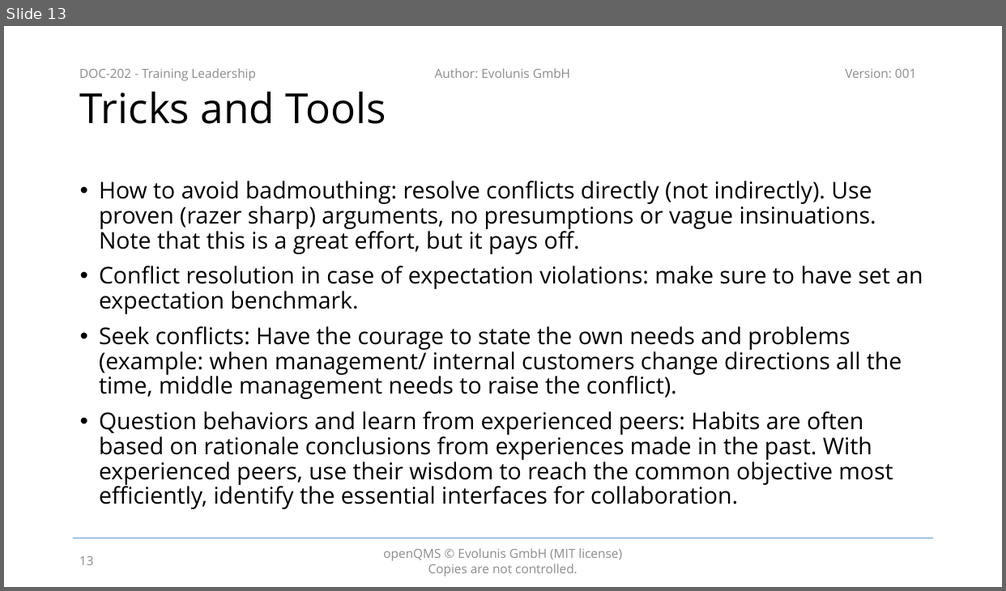
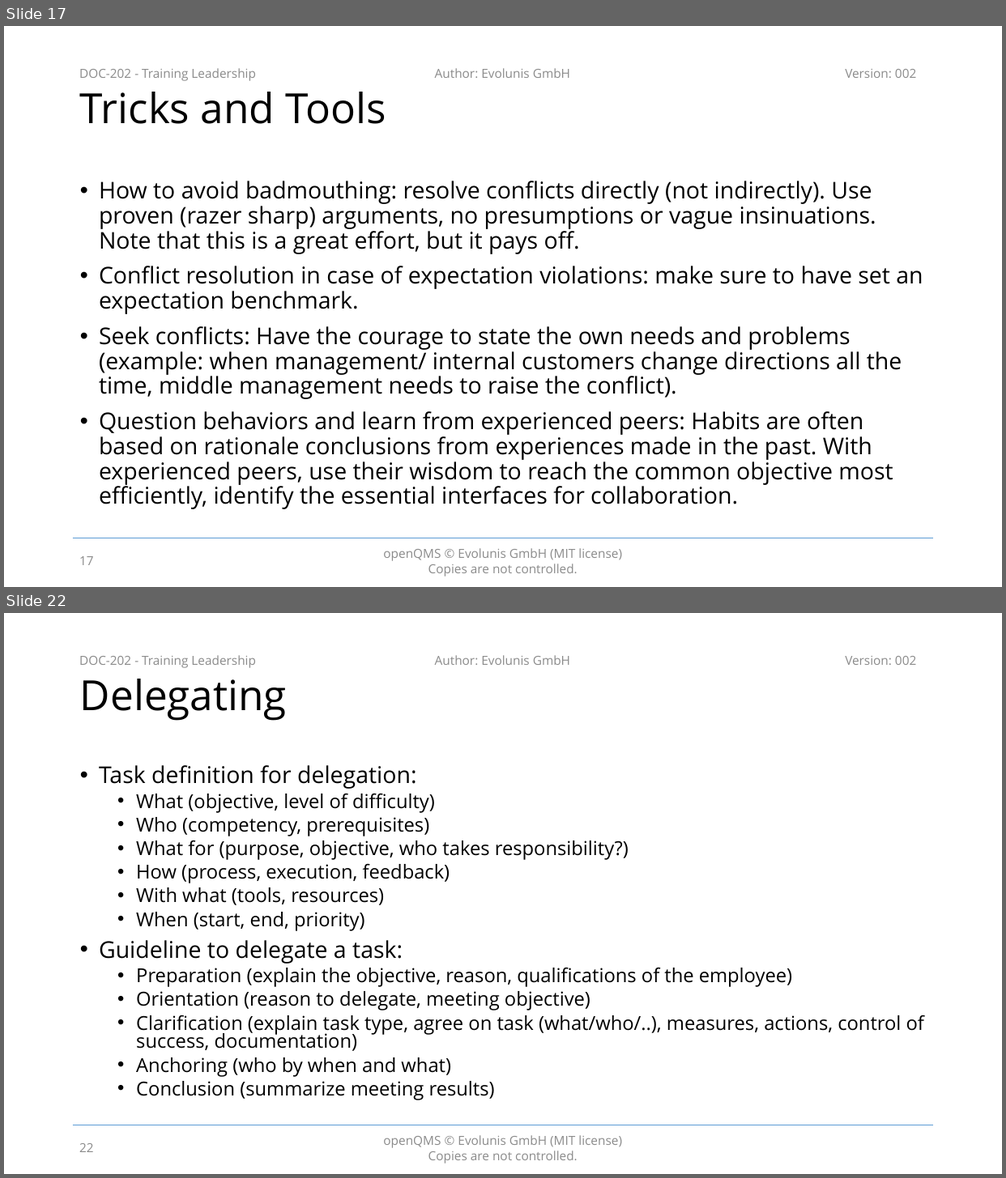
Before and after one commit to evolunis/openQMS, a slide deck: 2. Design and Development/DOC-202 - Training Leadership.pptx. Shown one above the other, each under a label of ours: slide 13 before the commit, slides 17 and 22 after it; the slides between them are not shown. The pictures are 1006x591 and 1006x1178 pixels, drawn with LibreOffice and Linux fonts; fonts in the diff are those of the drawing; background and template pictures are left out. Boxes give left, top, right and bottom in pixels: in the first picture for what was removed or moved away, otherwise in the second. Text is boxed around its words. In the diff, an @@ line names an element or a change of style, - is before the commit and + after.

```diff
--- a/2. Design and Development/DOC-202 - Training Leadership.pptx
+++ b/2. Design and Development/DOC-202 - Training Leadership.pptx
@@ slide 22 added at [4, 613, 1002, 1174], background #FFFFFF; not listed: 5 template elements that a slide beside it also shows @@
@@ title added at [80, 679, 287, 721], 40 pt, text #000000 @@
+Delegating
@@ text added at [99, 765, 924, 1101], 18.5 pt, text #000000 @@
+• Task definition for delegation:
+  • What (objective, level of difficulty)
+  • Who (competency, prerequisites)
+  • What for (purpose, objective, who takes responsibility?)
+  • How (process, execution, feedback)
+  • With what (tools, resources)
+  • When (start, end, priority)
+• Guideline to delegate a task:
+  • Preparation (explain the objective, reason, qualifications of the employee)
+  • Orientation (reason to delegate, meeting objective)
+  • Clarification (explain task type, agree on task (what/who/..), measures, actions, control of success, documentation)
+  • Anchoring (who by when and what)
+  • Conclusion (summarize meeting results)
@@ page number added at [79, 1144, 94, 1152], 12 pt, text #8C8C8C @@
+22
@@ what was slide 13 is now slide 17 @@
@@ slide 17 changed as well @@
@@ text at [845, 69, 916, 78]: text changed @@
-Version: 001
+Version: 002
@@ page number at [79, 557, 94, 565]: text changed @@
-13
+17
```
Also in this commit, not shown: 12 other slides changed, 10 other slides added.
